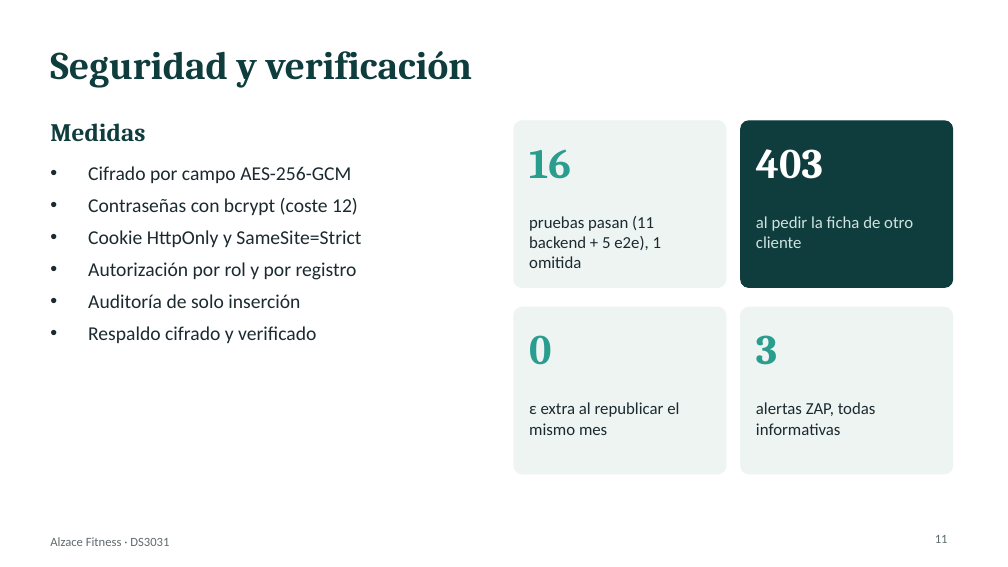
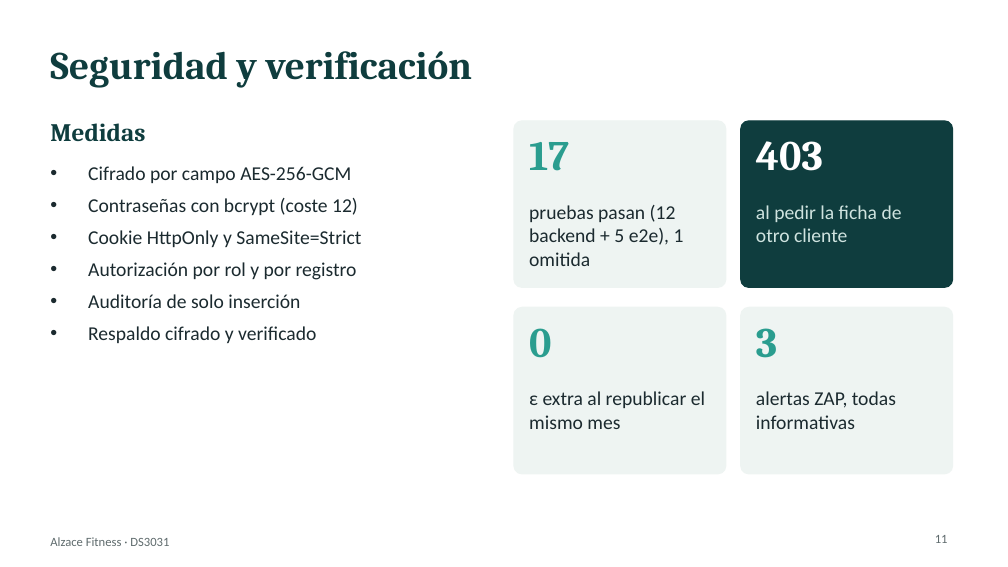
Before and after one commit to JoelxD12O/Proyecto-2---etica-y-seguridad-de-datos, a slide deck: slide 11 of presentacion/Presentacion_Alzace_Final.pptx. Drawn at 1008x567 pixels with LibreOffice and Linux fonts; fonts in the diff are those of the drawing. Boxes give left, top, right and bottom in pixels: in the first picture for what was removed or moved away, otherwise in the second. Text is boxed around its words. In the diff, an @@ line names an element or a change of style, - is before the commit and + after.

```diff
--- a/presentacion/Presentacion_Alzace_Final.pptx
+++ b/presentacion/Presentacion_Alzace_Final.pptx
@@ text at [529,142,569,171]: text changed @@
-16
+17
@@ text "403": place and size @@
-text "403" at [756,149,823,179]
+text "403" at [756,141,823,171]
@@ text at [529,205,684,266]: text changed; size 12 to 14 pt @@
-pruebas pasan (11 backend + 5 e2e), 1 omitida
+pruebas pasan (12 backend + 5 e2e), 1 omitida
@@ text "al pedir la ficha de ...": place and size @@
-text "al pedir la ficha de ..." at [756,216,913,248]
+text "al pedir la ficha de ..." at [756,205,902,242]
@@ text "0": place and size @@
-text "0" at [529,335,551,365]
+text "0" at [529,328,551,358]
@@ text "3": place and size @@
-text "3" at [756,335,777,365]
+text "3" at [756,328,777,358]
@@ text "ε extra al republicar el ...": place and size @@
-text "ε extra al republicar el ..." at [529,402,679,435]
+text "ε extra al republicar el ..." at [529,391,705,429]
@@ size 12 to 14 pt in 3 elements at [756,205,902,242], [529,391,705,429], [756,391,896,429] @@
@@ text "alertas ZAP, todas informativas": place and size @@
-text "alertas ZAP, todas informativas" at [756,402,876,435]
+text "alertas ZAP, todas informativas" at [756,391,896,429]
```
Also in this commit, not shown: 11 other slides changed, 1 slide added, 13 other files.
